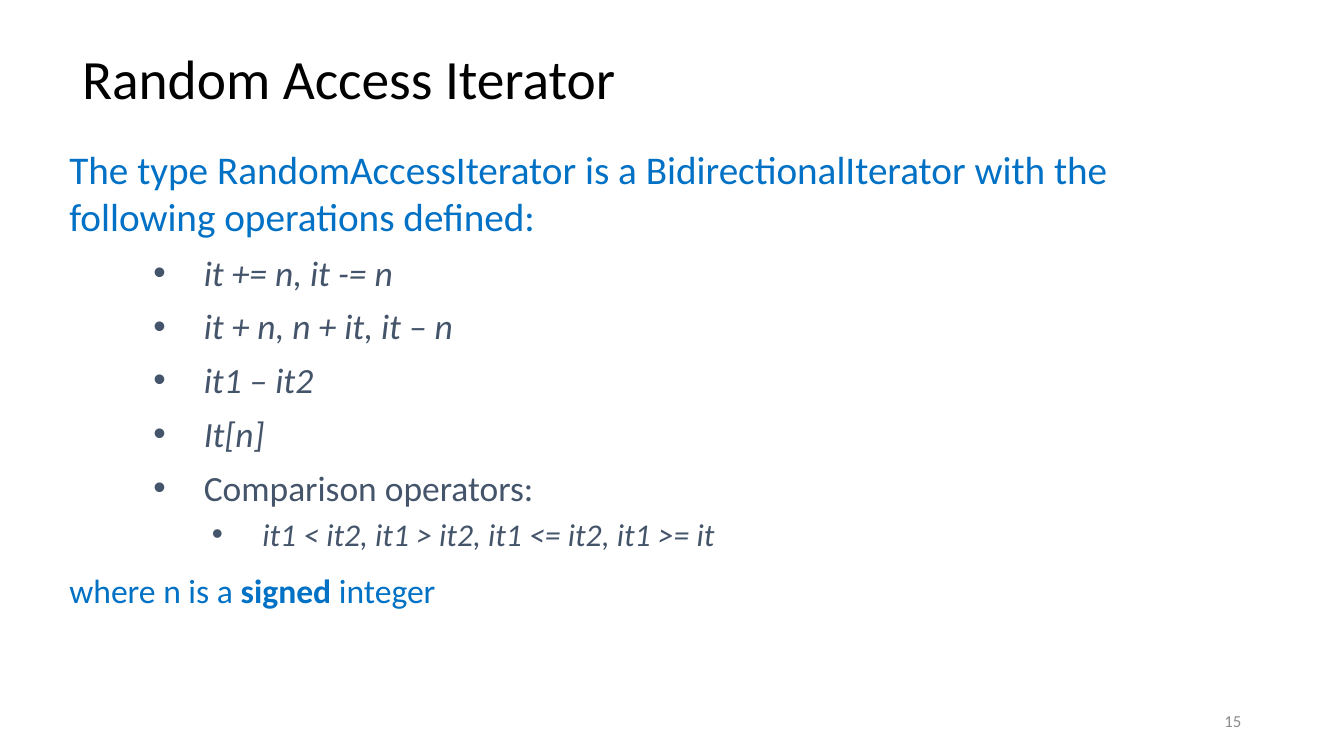
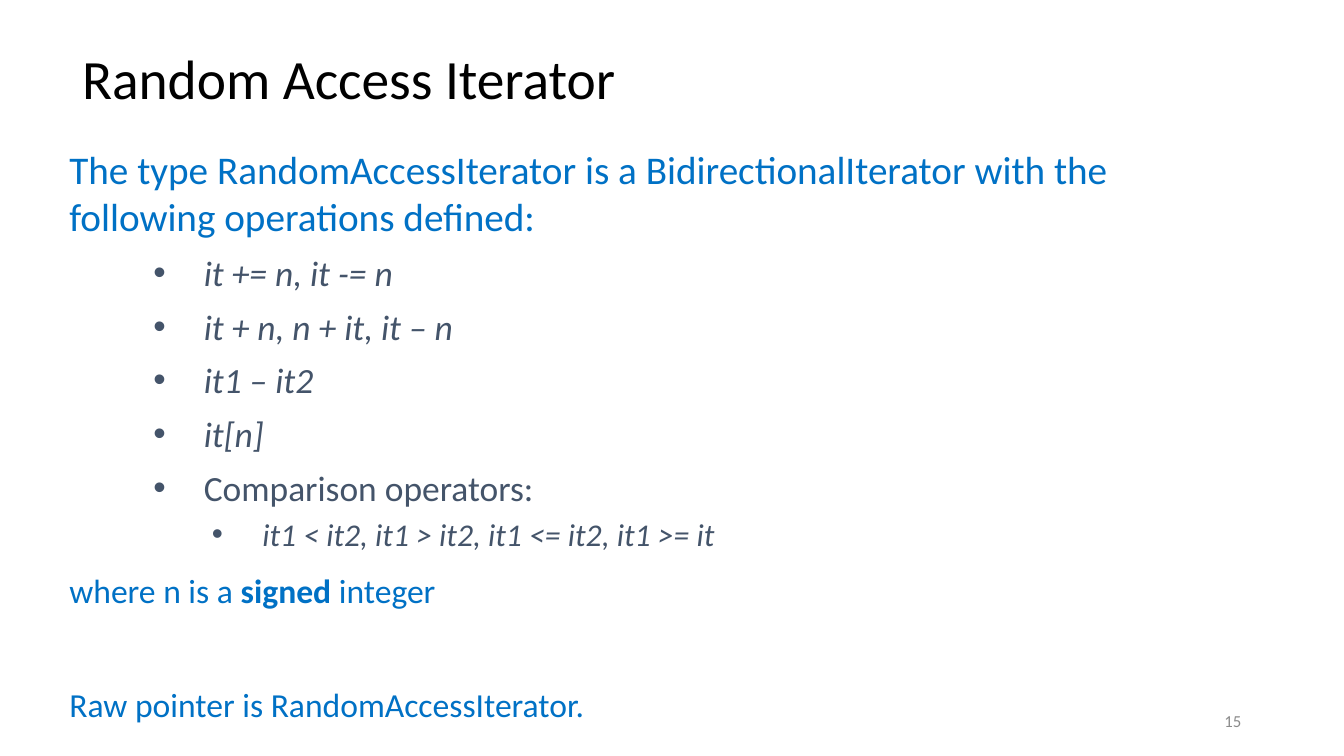
Before and after one commit to rarutyun/cpp-courses, a slide deck: slide 15 of 08_iterators/08_iterators.pptx. Drawn at 1344x756 pixels with LibreOffice and Linux fonts; fonts in the diff are those of the drawing. Boxes give left, top, right and bottom in pixels: in the first picture for what was removed or moved away, otherwise in the second. Text is boxed around its words. In the diff, an @@ line names an element or a change of style, - is before the commit and + after.

Commit message:
The iterators lecture minor improvements

```diff
--- a/08_iterators/08_iterators.pptx
+++ b/08_iterators/08_iterators.pptx
@@ text at [204,421,264,452]: text changed @@
-    • It[n]
+    • it[n]
@@ text at [69,693,584,718]: paragraph added @@
+Raw pointer is RandomAccessIterator.
```
Also in this commit, not shown: 9 other slides changed, 1 slide added.
